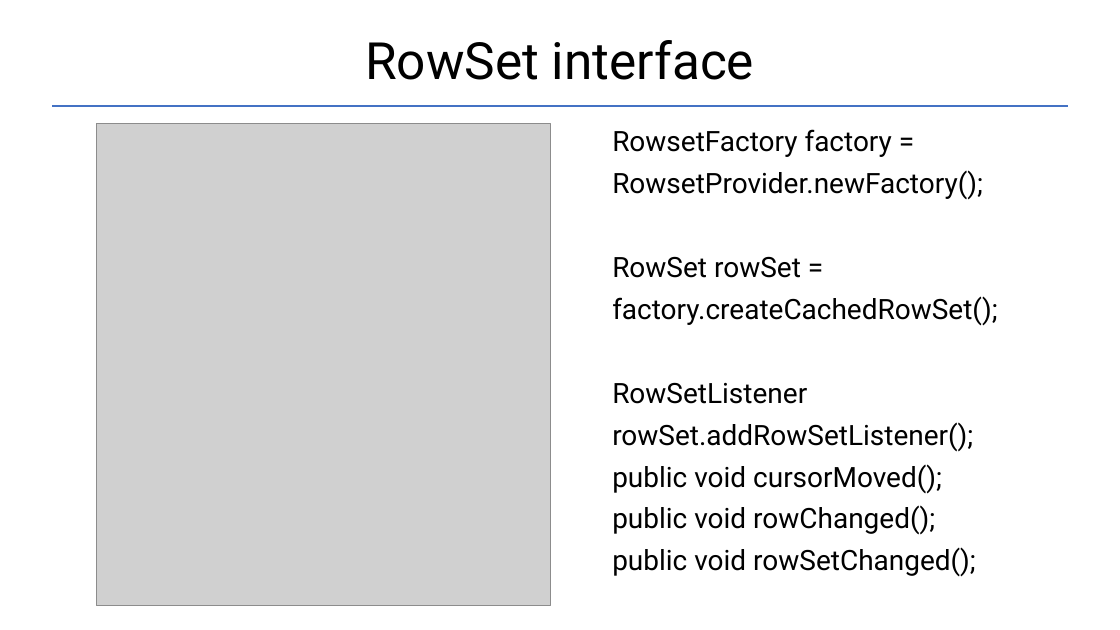
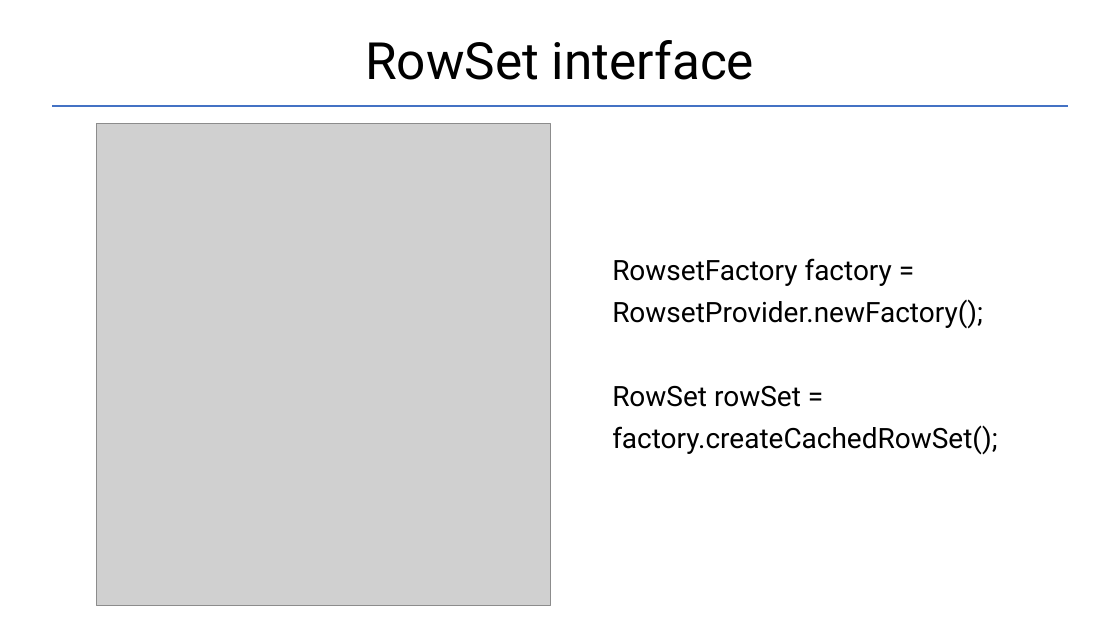
Before and after one commit to Garnik94/Levelup_presentations, a slide deck: slide 18 of JDBC/JDBC_Presentation.pptx. Drawn at 1120x630 pixels with LibreOffice and Linux fonts; fonts in the diff are those of the drawing; grey boxes stand for pictures. Boxes give left, top, right and bottom in pixels: in the first picture for what was removed or moved away, otherwise in the second. Text is boxed around its words. In the diff, an @@ line names an element or a change of style, - is before the commit and + after.

```diff
--- a/JDBC/JDBC_Presentation.pptx
+++ b/JDBC/JDBC_Presentation.pptx
@@ text at box(612, 382, 976, 576): paragraphs removed @@
-RowSetListener
-rowSet.addRowSetListener();
-public void cursorMoved();
-public void rowChanged();
-public void rowSetChanged();
```
Also in this commit, not shown: 1 other slide changed, 2 other files.
